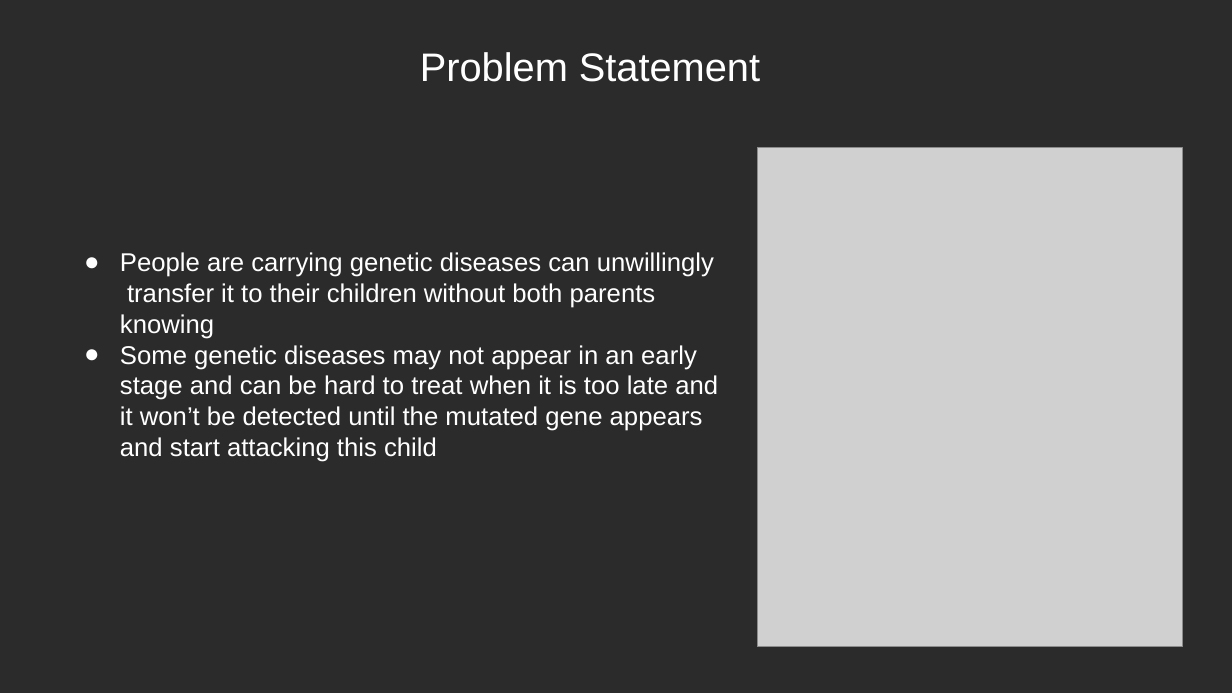
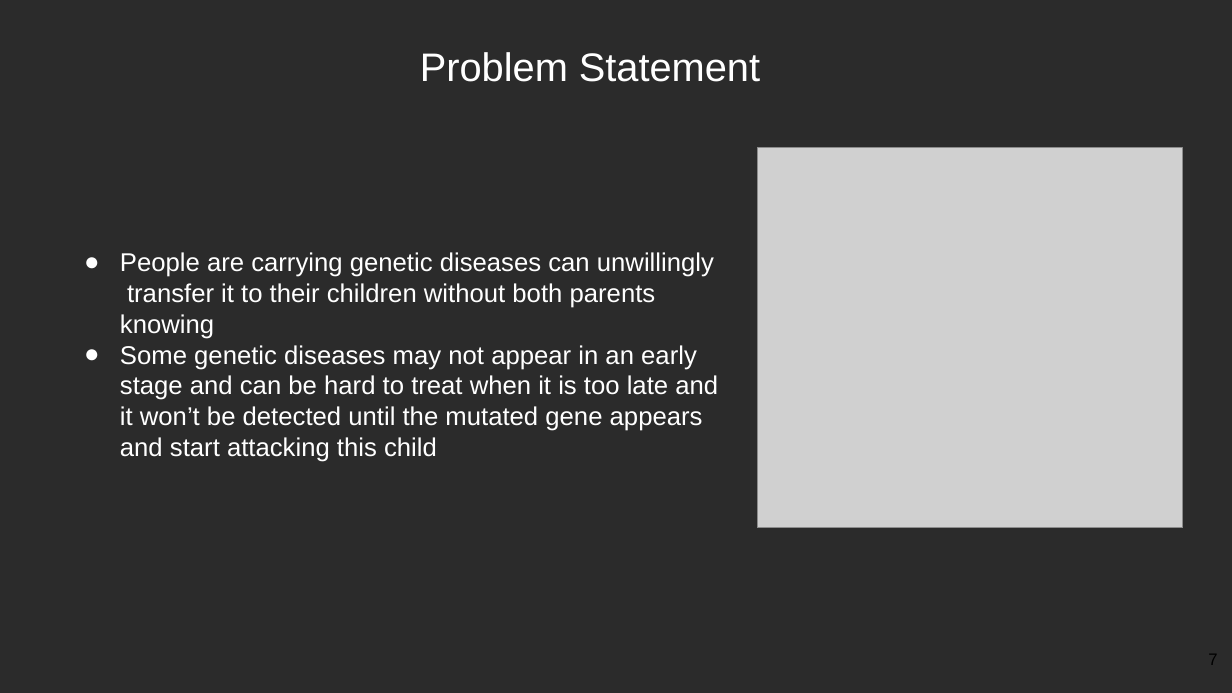
Before and after one commit to YoussifAssem/Genatac, a slide deck: slide 7 of E-Genetics/Proposal/genetics(2).pptx. Drawn at 1232x693 pixels with LibreOffice and Linux fonts; fonts in the diff are those of the drawing; grey boxes stand for pictures; background and template pictures are left out; a plain dark background stands for a picture behind light text. Boxes give left, top, right and bottom in pixels: in the first picture for what was removed or moved away, otherwise in the second. Text is boxed around its words. In the diff, an @@ line names an element or a change of style, - is before the commit and + after.

```diff
--- a/E-Genetics/Proposal/genetics(2).pptx
+++ b/E-Genetics/Proposal/genetics(2).pptx
@@ picture: place and size @@
-picture at [758,148,1183,647]
+picture at [758,148,1183,528]
@@ page number added at [1208,654,1217,663], 13 pt, text #000000 @@
+7
```
Also in this commit, not shown: 17 other slides changed.
